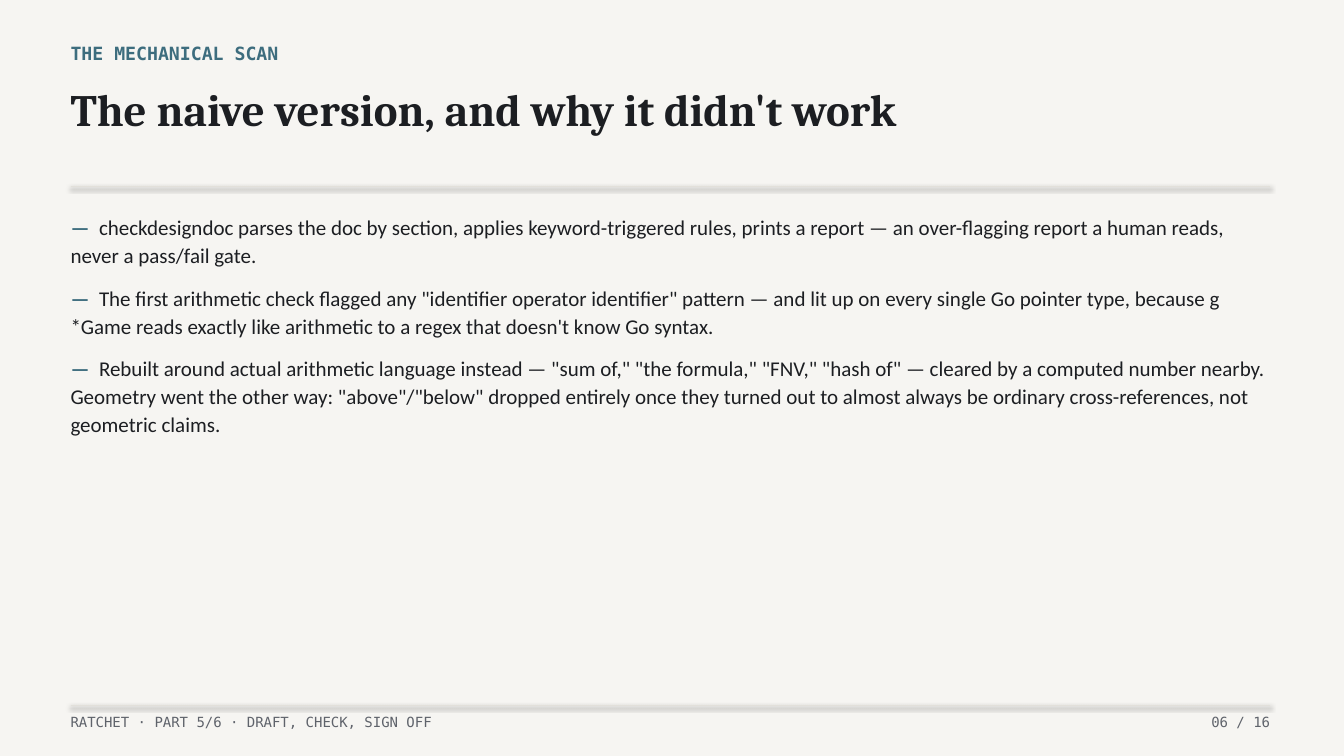
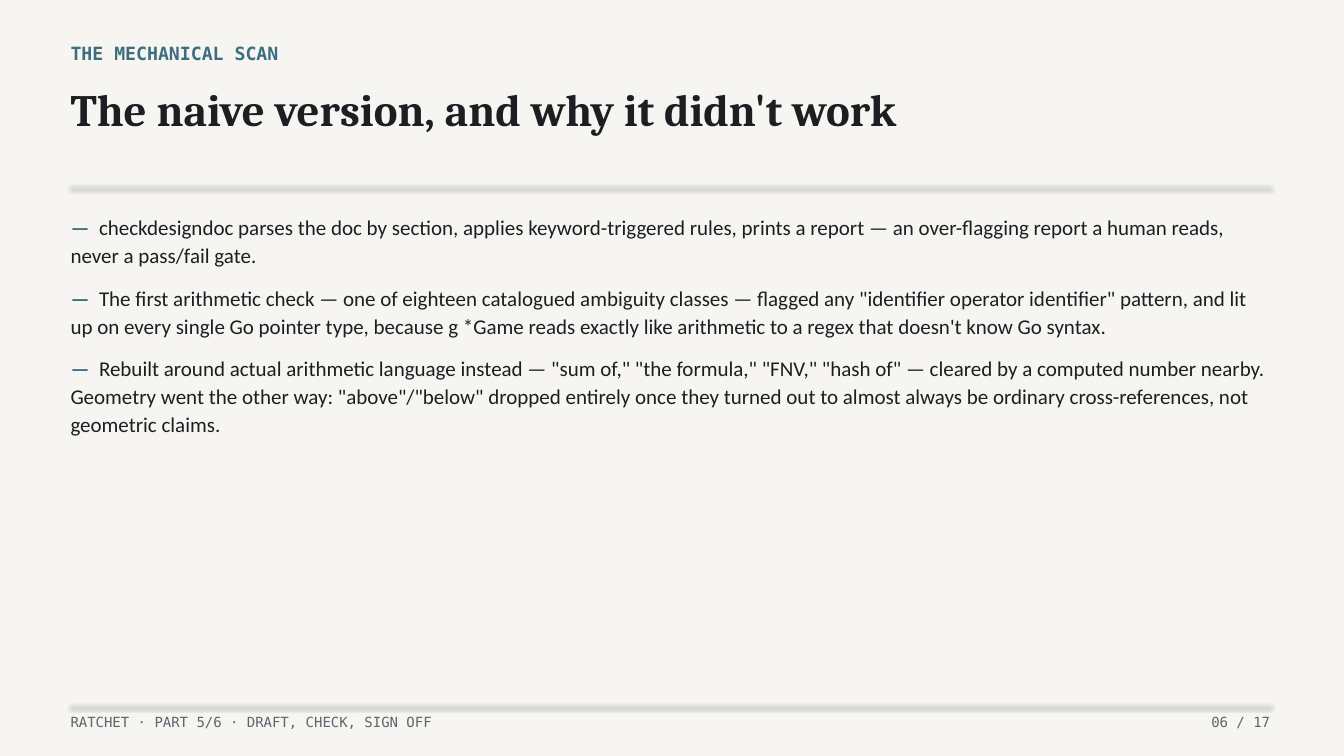
Before and after one commit to lehmann314159/ratchet, a slide deck: slide 6 of writing/decks/05-draft-check-sign-off.pptx. Drawn at 1344x756 pixels with LibreOffice and Linux fonts; fonts in the diff are those of the drawing. Boxes give left, top, right and bottom in pixels: in the first picture for what was removed or moved away, otherwise in the second. Text is boxed around its words. In the diff, an @@ line names an element or a change of style, - is before the commit and + after.

```diff
--- a/writing/decks/05-draft-check-sign-off.pptx
+++ b/writing/decks/05-draft-check-sign-off.pptx
@@ text at bbox=[71, 291, 1247, 338]: text changed @@
-— The first arithmetic check flagged any "identifier operator identifier" pattern — and lit up on every single Go pointer type, because g *Game reads exactly like arithmetic to a regex that doesn't know Go syntax.
+— The first arithmetic check — one of eighteen catalogued ambiguity classes — flagged any "identifier operator identifier" pattern, and lit up on every single Go pointer type, because g *Game reads exactly like arithmetic to a regex that doesn't know Go syntax.
@@ text at bbox=[1211, 716, 1270, 727]: text changed @@
-06 / 16
+06 / 17
```
Also in this commit, not shown: 13 other slides changed, 1 slide added, 1 other file.
